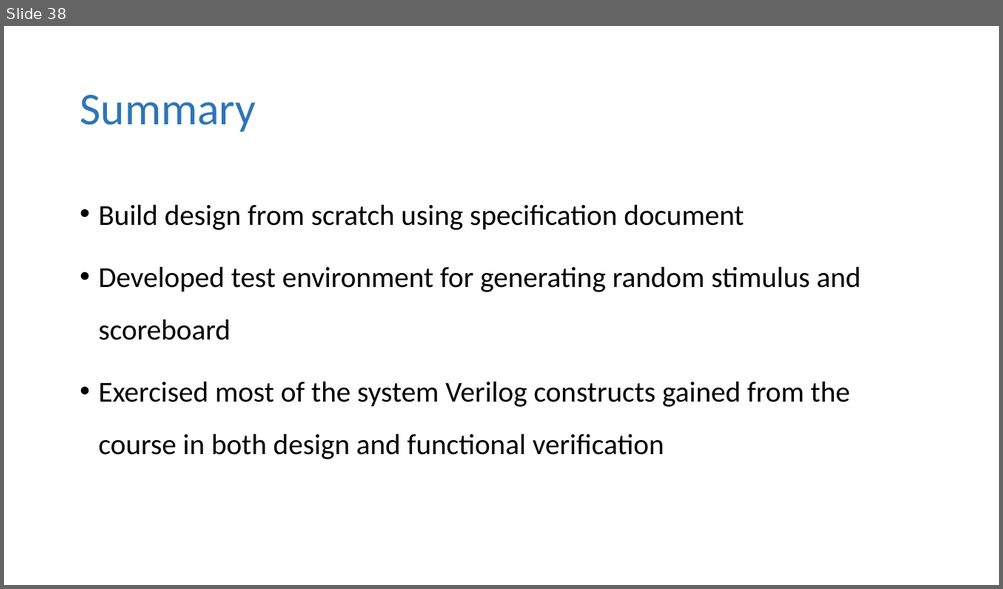
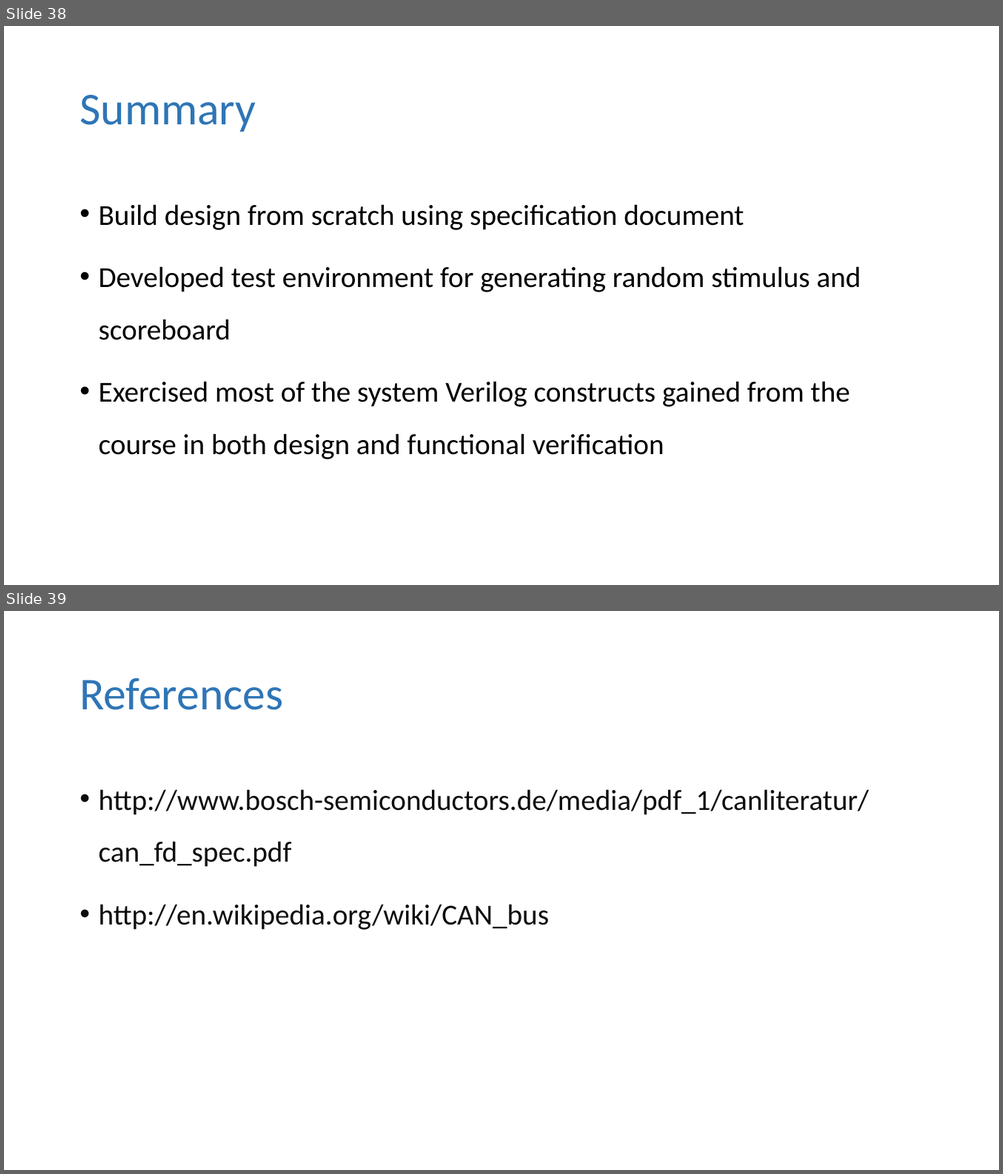
Before and after one commit to mafzzz/can-controller, a slide deck: Docs/Final Project Presenatation.pptx. Shown one above the other, each under a label of ours: slide 38 before the commit, slides 38 and 39 after it. The pictures are 1003x589 and 1003x1174 pixels, drawn with LibreOffice and Linux fonts; fonts in the diff are those of the drawing. Boxes give left, top, right and bottom in pixels: in the first picture for what was removed or moved away, otherwise in the second. Text is boxed around its words. In the diff, an @@ line names an element or a change of style, - is before the commit and + after.

```diff
--- a/Docs/Final Project Presenatation.pptx
+++ b/Docs/Final Project Presenatation.pptx
@@ slide 39 added at box(4, 611, 999, 1170), background #FFFFFF @@
@@ title added at box(79, 678, 283, 710), 44 pt, text #2E75B6 @@
+References
@@ text added at box(99, 789, 869, 930), 28 pt, text #0D0D0D @@
+• http://www.bosch-semiconductors.de/media/pdf_1/canliteratur/can_fd_spec.pdf
+• http://en.wikipedia.org/wiki/CAN_bus
```
Also in this commit, not shown: 1 slide removed, 1 other file.
